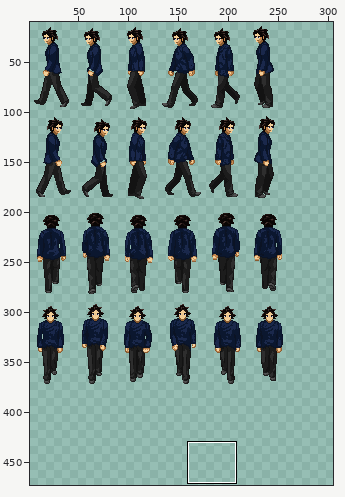
Two states of a sprite sheet, Sprites/player_atlas.png. The first picture is a wide view before the edit; the outline marks the close-up.
Close-up. Earlier state:
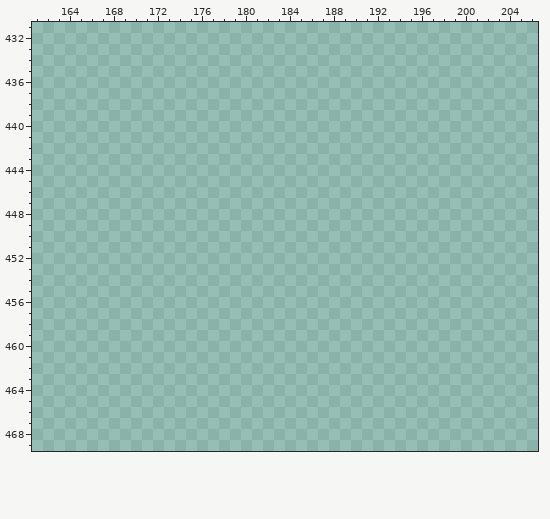
The file is 512x512 pixels. Pixels under 10% opacity are left out. Colours within 5 levels of each other are drawn and written as one. Shown: x 161..206, y 431..469. The wide view leaves out empty margins. The commit also changed other parts of the picture, which this record leaves out.
After the commit:
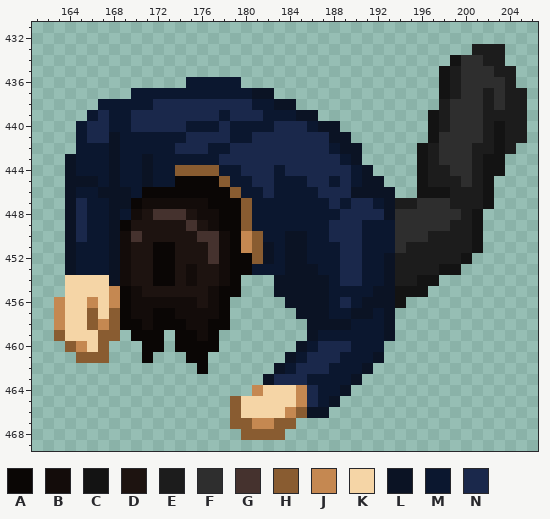
Palette (. is transparent): A #0a0605  B #130c0a  C #131313  D #1d1310  E #1c1c1c  F #2e2e2e  G #45322e  H #895c31  J #c58851  K #f5d5a6  L #0b1324  M #0b172f  N #1a284b
From old to new:
y 433: x 201..203 ... -> EEE
y 434: x 199..203 ..... -> CFFEE
y 435: x 198..204 ....... -> CEFFFEE
y 436: x 175..179 ..... -> MMMMM; x 198..204 ....... -> CEFFFFE
y 437: x 170..182 ............. -> MMMMMMMMMMMLL; x 198..205 ........ -> CEFFEFEE
y 438: x 167..184 .................. -> MMMMMNNNNNNNNNMMLL; x 198..205 ........ -> EFFFEFEE
y 439: x 166..186 ..................... -> MNMMNNNNNNNNMNNNMMMLL; x 197..205 ......... -> CEFFFEEEE
y 440: x 165..188 ........................ -> MNNMMNNNNNMMMNMMMMNNNMLL; x 197..205 ......... -> CEFFFECEE
y 441: x 165..189 ......................... -> MNNLMMMMMMNNNNMMNNNNNNNLL; x 197..205 ......... -> CFFFFECEE
y 442: x 165..190 .......................... -> MMMLMMMMMNNNMMNNNNNNNNNMLL; x 196..204 ......... -> CEFFFEECE
y 443: x 164..190 ........................... -> LMMMLMMLMMMMMMNNNNNNNNNNNML; x 196..203 ........ -> CEFFFECC
y 444: x 164..191 ............................ -> LMMMLMMLMMHHHHMMNNNMNNNNNNML; x 196..203 ........ -> CEEFFECC
y 445: x 164..192 ............................. -> LLLMLMMLMMAAAAHMMNNMMMNNMNMLL; x 196..202 ....... -> CEEEFEC
y 446: x 164..193 .............................. -> LMMLLLMAAAAAAAAHMMNMMMMNNNLLLL; x 196..202 ....... -> CCCEEEC
y 447: x 164..202 ....................................... -> LNMMLLABBBBBBAAAHMMMMMMMNMNNMLEEFFFEEEC
y 448: x 164..201 ...................................... -> LNMMLMBDGGGDBBAAHMMMMMMMMNNNNLFFFFFFEC
y 449: x 164..201 ...................................... -> LNMMLADDDDDGDBAAHMMMMMMMNNNMMMFFFFFEEC
y 450: x 164..201 ...................................... -> LNMMLBGDDDDDGGBAJHMMLLMMNNNMMMFFFEEEEC
y 451: x 164..201 ...................................... -> LMMMLBDDAADDDGBAJHLMLLMMMNNMMMFEEEEEEC
y 452: x 164..200 ..................................... -> LMMMLBDDAADDDGBAAHLMLLMMMNNMMLEEEEEEC
y 453: x 164..199 .................................... -> LMMMLBDDAADBDDBAAMMMLLLMMNNMMLEEEECC
y 454: x 164..179 ................ -> KKKKLBDDAADBDDBA; x 183..197 ............... -> LLLLLMNNMMLEECC
y 455: x 164..179 ................ -> KKKKJABDDDDDDBAA; x 183..196 .............. -> LLLLLMMMMLLCCC
y 456: x 163..178 ................ -> JKKJKJABBBBBBDBA; x 184..194 ........... -> LLLLMNMLLLC
y 457: x 163..178 ................ -> JKKHKHABBAABBBBA; x 185..193 ......... -> LLLMMLLML
y 458: x 163..178 ................ -> JKKHJHAABAAABBAA; x 186..193 ........ -> LLLLMMML
y 459: x 163..168 ...... -> HKKKHH; x 170..172 ... -> AAA; x 174..177 .... -> AABA; x 186..193 ........ -> LMMMMMML
y 460: x 164..167 .... -> HJKH; x 171..172 .. -> AA; x 174..177 .... -> AAAA; x 185..192 ........ -> LMNNNMMM
y 461: x 165..167 ... -> HHH; x 171 . -> A; x 175..176 .. -> AA; x 184..192 ......... -> LMNNNMMML
y 462: x 176 . -> A; x 183..191 ......... -> LMNNNMMML
y 463: x 182..190 ......... -> LNNNMMMML
y 464: x 181..189 ......... -> JKKKJNMML
y 465: x 179..188 .......... -> HKKKKKJNML
y 466: x 179..187 ......... -> HKKKKJHLL
y 467: x 179..184 ...... -> HHJJHH
y 468: x 180..183 .... -> HHHH
Where, in picture pixels (left, top, right, bottom), the same in both close-ups:
added: (54, 44, 527, 440)
